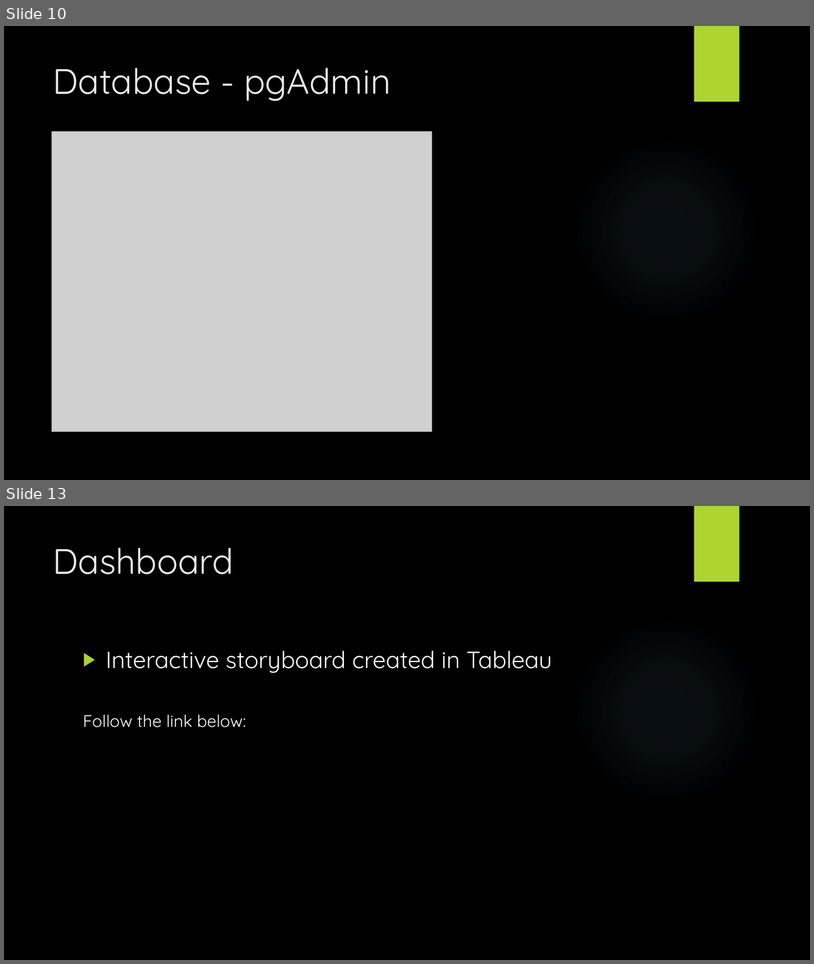
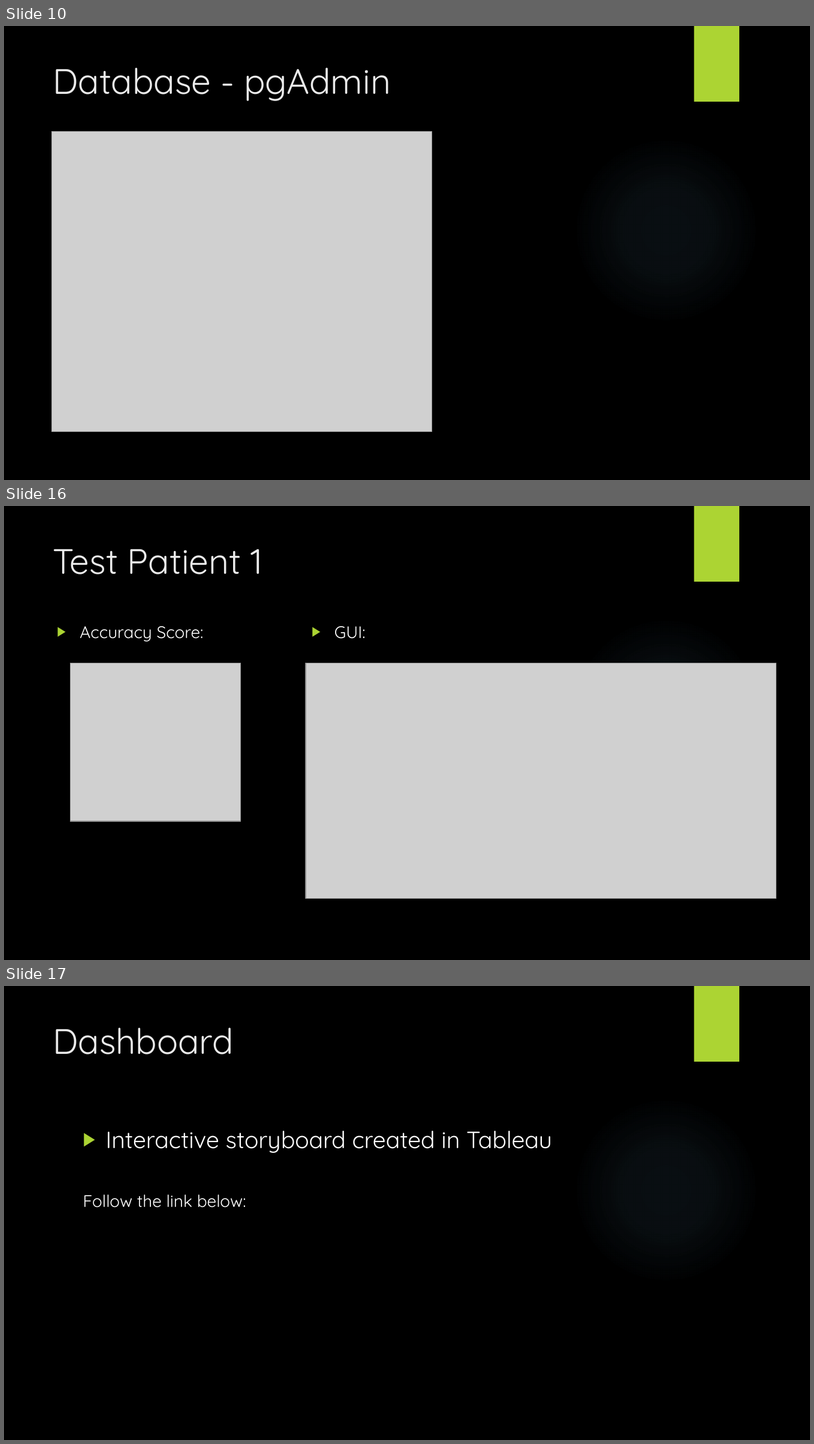
Before and after one commit to johnsetzer3/Disease_Prediction, a slide deck: Team_Code Blue Final Project.pptx. Shown one above the other, each under a label of ours: slides 10 and 13 before the commit, slides 10, 16 and 17 after it; the slides between them are not shown. The pictures are 814x964 and 814x1444 pixels, drawn with LibreOffice and Linux fonts; fonts in the diff are those of the drawing; grey boxes stand for pictures; background and template pictures are left out. Boxes give left, top, right and bottom in pixels: in the first picture for what was removed or moved away, otherwise in the second. Text is boxed around its words. In the diff, an @@ line names an element or a change of style, - is before the commit and + after.

```diff
--- a/Team_Code Blue Final Project.pptx
+++ b/Team_Code Blue Final Project.pptx
@@ slide 16 added at [4, 506, 810, 960], background picture (left out); not listed: 2 template elements that a slide beside it also shows @@
@@ title added at [53, 549, 263, 574], 42 pt, text #EBEBEB @@
+Test Patient 1
@@ text added at [80, 626, 204, 642], 20 pt, text #FFFFFF @@
+▶ Accuracy Score:
@@ text added at [335, 626, 366, 639], 20 pt, text #FFFFFF @@
+▶ GUI:
@@ picture added at [70, 663, 240, 821] @@
@@ picture added at [306, 663, 777, 898] @@
@@ what was slide 13 is now slide 17 @@
```
Also in this commit, not shown: 4 slides changed, 3 other slides added, 1 other file.
